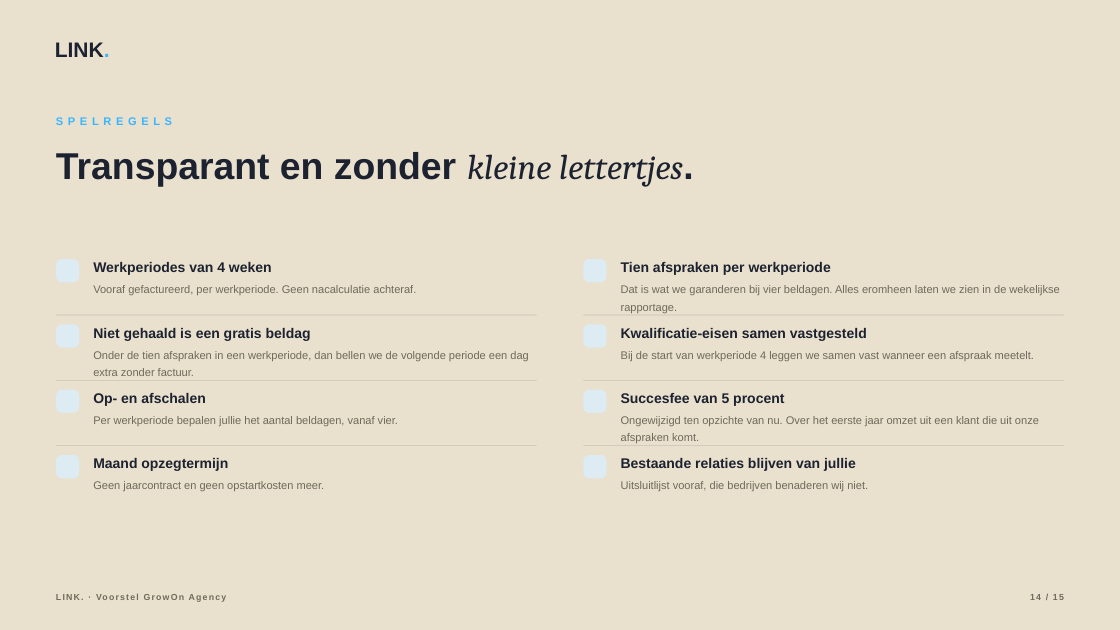
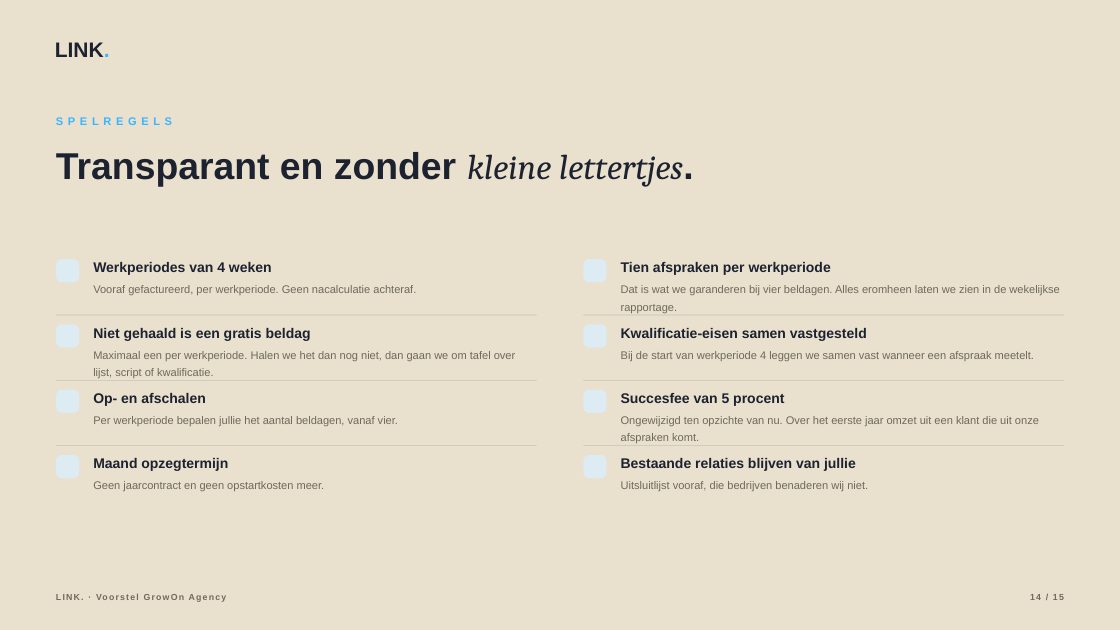
Before and after one commit to hens-lang/Test, a slide deck: slide 14 of output/LINK. voorstel GrowOn Agency.pptx. Drawn at 1120x630 pixels with LibreOffice and Linux fonts; fonts in the diff are those of the drawing; background and template pictures are left out. Boxes give left, top, right and bottom in pixels: in the first picture for what was removed or moved away, otherwise in the second. Text is boxed around its words. In the diff, an @@ line names an element or a change of style, - is before the commit and + after.

```diff
--- a/output/LINK. voorstel GrowOn Agency.pptx
+++ b/output/LINK. voorstel GrowOn Agency.pptx
@@ text at (93, 351, 516, 378): text changed @@
-Onder de tien afspraken in een werkperiode, dan bellen we de volgende periode een dag extra zonder factuur.
+Maximaal een per werkperiode. Halen we het dan nog niet, dan gaan we om tafel over lijst, script of kwalificatie.
```
Also in this commit, not shown: 2 other slides changed, 6 other files.
